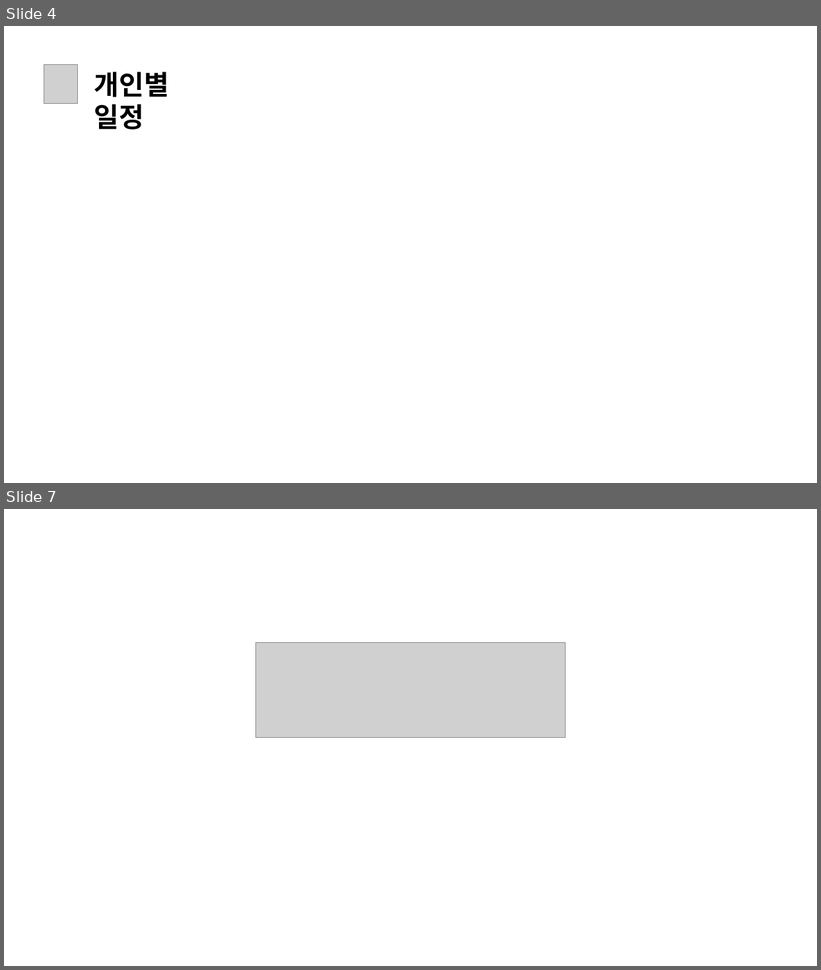
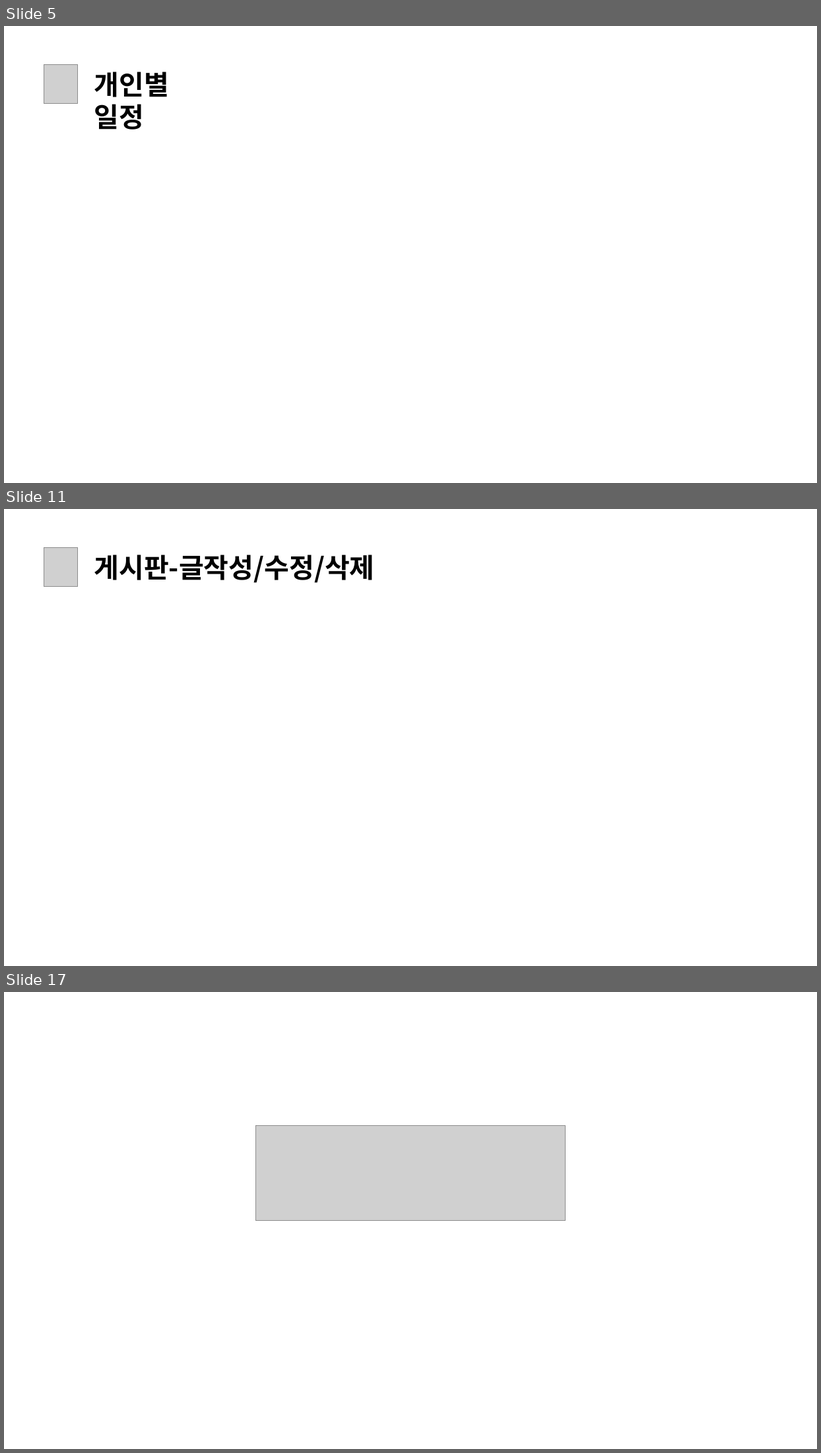
Before and after one commit to daseullll/HappyHouse, a slide deck: happyhouse_광주4반.pptx. Shown one above the other, each under a label of ours: slides 4 and 7 before the commit, slides 5, 11 and 17 after it; the slides between them are not shown. The pictures are 821x970 and 821x1453 pixels, drawn with LibreOffice and Linux fonts; fonts in the diff are those of the drawing; grey boxes stand for pictures. Boxes give left, top, right and bottom in pixels: in the first picture for what was removed or moved away, otherwise in the second. Text is boxed around its words. In the diff, an @@ line names an element or a change of style, - is before the commit and + after.

```diff
--- a/happyhouse_광주4반.pptx
+++ b/happyhouse_광주4반.pptx
@@ slide 11 added at bbox=[4, 509, 817, 966], background #FFFFFF @@
@@ picture added at bbox=[44, 547, 78, 586] @@
@@ text added at bbox=[94, 555, 374, 583], 32 pt, text #000000, bold @@
+게시판-글작성/수정/삭제
@@ what was slide 4 is now slide 5 @@
@@ what was slide 7 is now slide 17 @@
```
Also in this commit, not shown: 1 slide changed, 11 other slides added, 2 slides removed, 6 other files.
